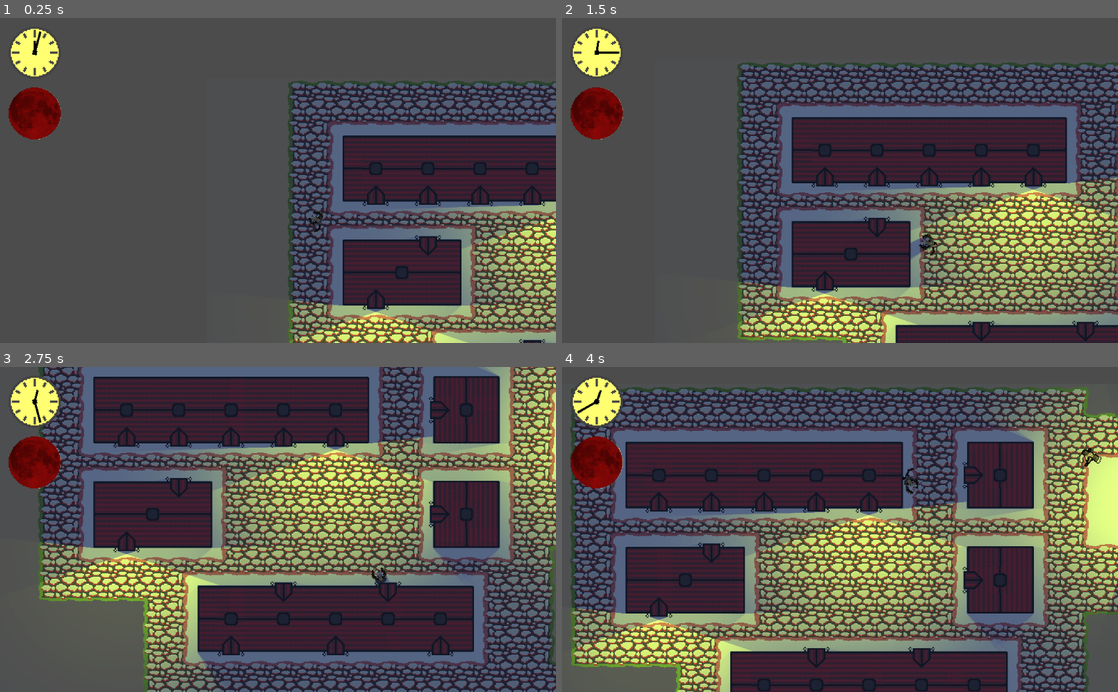
Above: before the commit, frames 1-4 (two rows, left to right).
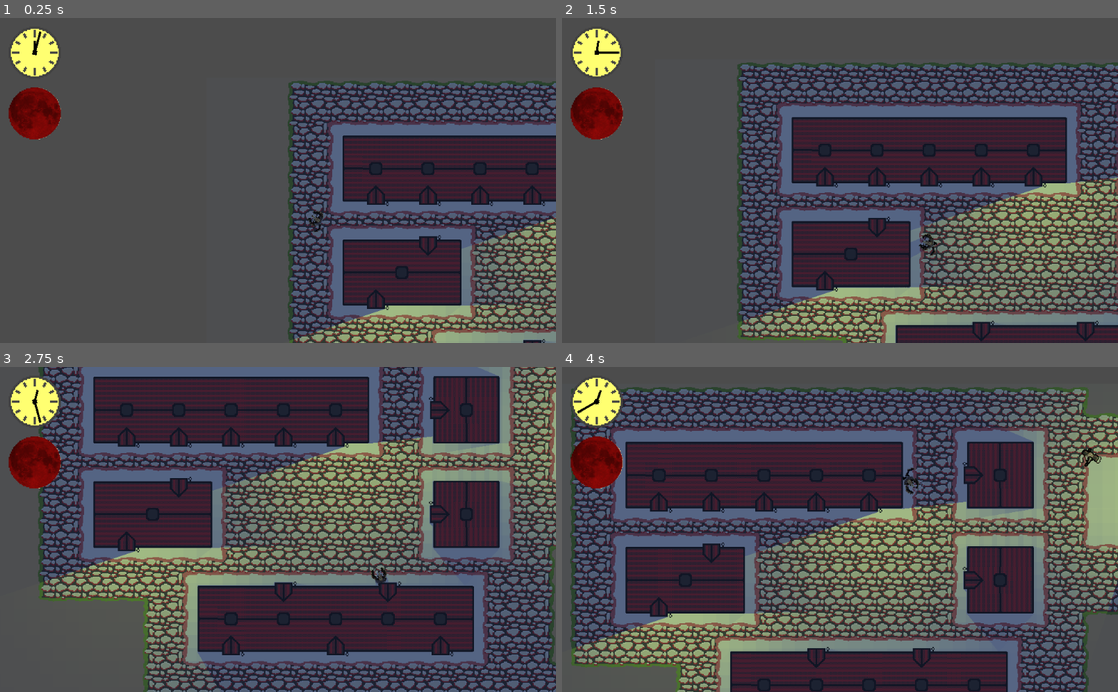
Above: after the commit, the same moments.

Repository: marc-hugh-tom/game-off-2020
Game: Godot game, scene res://nodes/PlayState.tscn
Same seed, same stepped clock (60 frames per second), same inputs: the game is played once before the commit and once after it.
Inputs (mouse positions are in pixels of both pictures, inside the frame that each line leads up to):
- Up to frame 1 (0.25 s): no input
- Up to frame 2 (1.5 s): move the mouse to (962, 164) at 0.52 s; press the mouse at (962, 164) at 0.53 s; hold D (right) 0.53-1.28 s; move the mouse to (728, 196) at 1.27 s; release the mouse at (728, 196) at 1.28 s; hold S (down) from 1.28 s (still down); right-click (728, 196) at 1.35 s
- Up to frame 3 (2.75 s): move the mouse to (333, 458) at 2.02 s; release S (down) at 2.03 s; press the mouse at (333, 458) at 2.03 s; hold D (right) from 2.03 s (still down)
- Up to frame 4 (4 s): move the mouse to (812, 594) at 2.77 s; release D (right) at 2.78 s; release the mouse at (812, 594) at 2.78 s; hold W (up) 2.78-3.53 s; right-click (812, 594) at 2.85 s; move the mouse to (1006, 578) at 3.52 s; press the mouse at (1006, 578) at 3.53 s; hold A (left) from 3.53 s (still down)

The runs differ from the first frame. In frame 1, 7.6% of the frame differs, in the area x 51-100%, y 56-100%; in frame 2, 14%; in frame 3, 21%; in frame 4, 23%, in the area x 1-100%, y 6-100%.

Commit message:
Optimised light usage

Diff:
--- a/nodes/Lamp.tscn
+++ b/nodes/Lamp.tscn
@@ -6,9 +6,9 @@
 [node name="Lamp" type="Light2D"]
 position = Vector2( 165.308, 256.482 )
 texture = ExtResource( 1 )
+texture_scale = 16.0
 color = Color( 1, 0.937255, 0, 1 )
 range_item_cull_mask = 3
 shadow_enabled = true
-shadow_filter = 1
 shadow_item_cull_mask = 3
 script = ExtResource( 2 )
--- a/nodes/PlayState.tscn
+++ b/nodes/PlayState.tscn
@@ -35,28 +35,16 @@
 [node name="LampLights" type="Node2D" parent="Map"]
 
 [node name="1" parent="Map/LampLights" instance=ExtResource( 9 )]
-position = Vector2( 194, 252 )
-
-[node name="1_2" parent="Map/LampLights/1" instance=ExtResource( 9 )]
-position = Vector2( 28, 0 )
+position = Vector2( 222, 252 )
 
 [node name="2" parent="Map/LampLights" instance=ExtResource( 9 )]
 position = Vector2( 478, 124 )
 
-[node name="2_2" parent="Map/LampLights/2" instance=ExtResource( 9 )]
-position = Vector2( -28, 0 )
-
 [node name="3" parent="Map/LampLights" instance=ExtResource( 9 )]
 position = Vector2( 804, 98 )
 
-[node name="3_2" parent="Map/LampLights/3" instance=ExtResource( 9 )]
-position = Vector2( 0, 28 )
-
 [node name="4" parent="Map/LampLights" instance=ExtResource( 9 )]
-position = Vector2( 1214, 452 )
-
-[node name="4_2" parent="Map/LampLights/4" instance=ExtResource( 9 )]
-position = Vector2( -28, 0 )
+position = Vector2( 1186, 452 )
 
 [node name="Villager" parent="Map" instance=ExtResource( 5 )]
 position = Vector2( 704.781, 29.665 )
Binary file changed: assets/sprites/map/building_tileset.png
Binary file changed: assets/sprites/map/light_mask.png
Binary file changed: raw_assets/sprites/map/building_tileset.png
